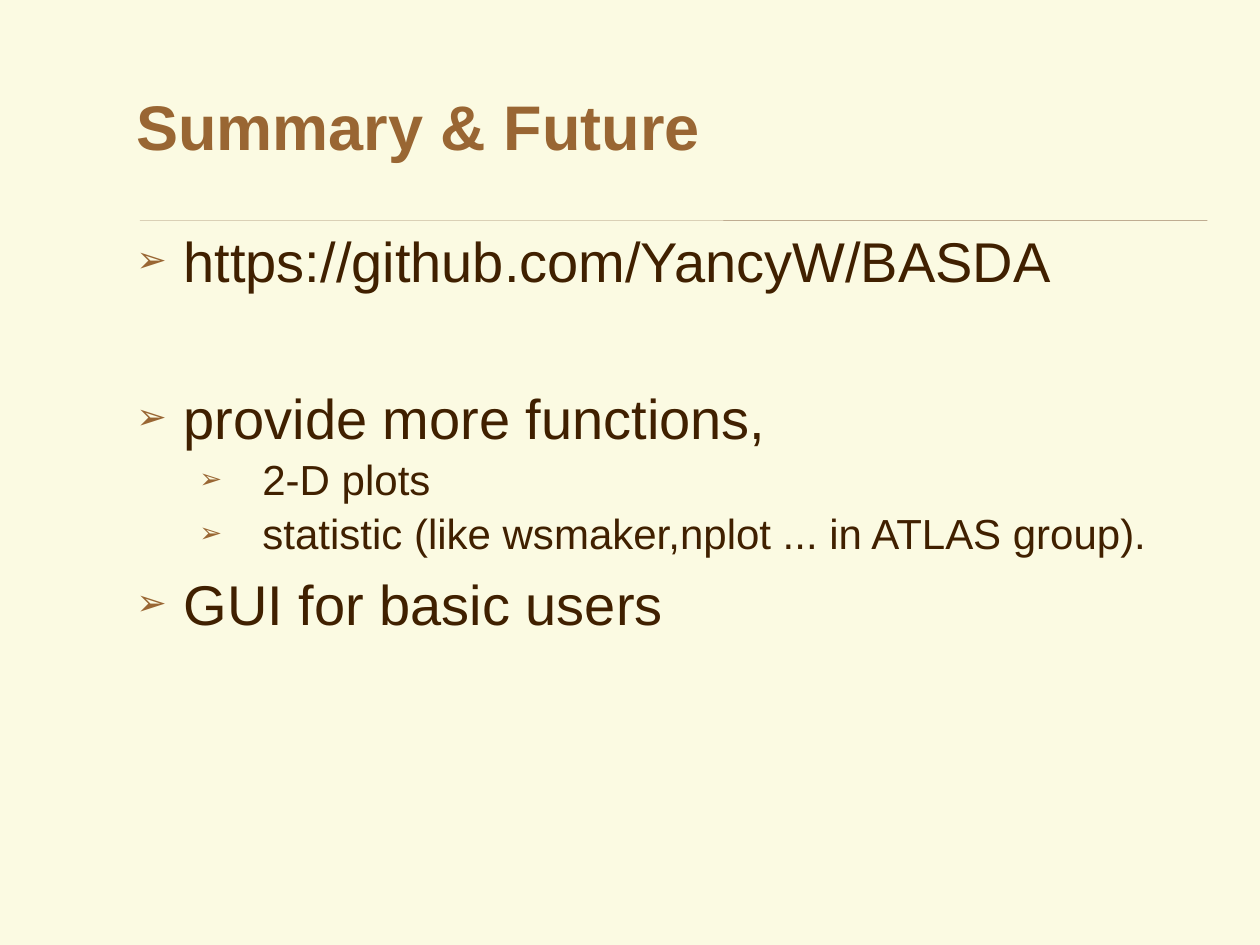
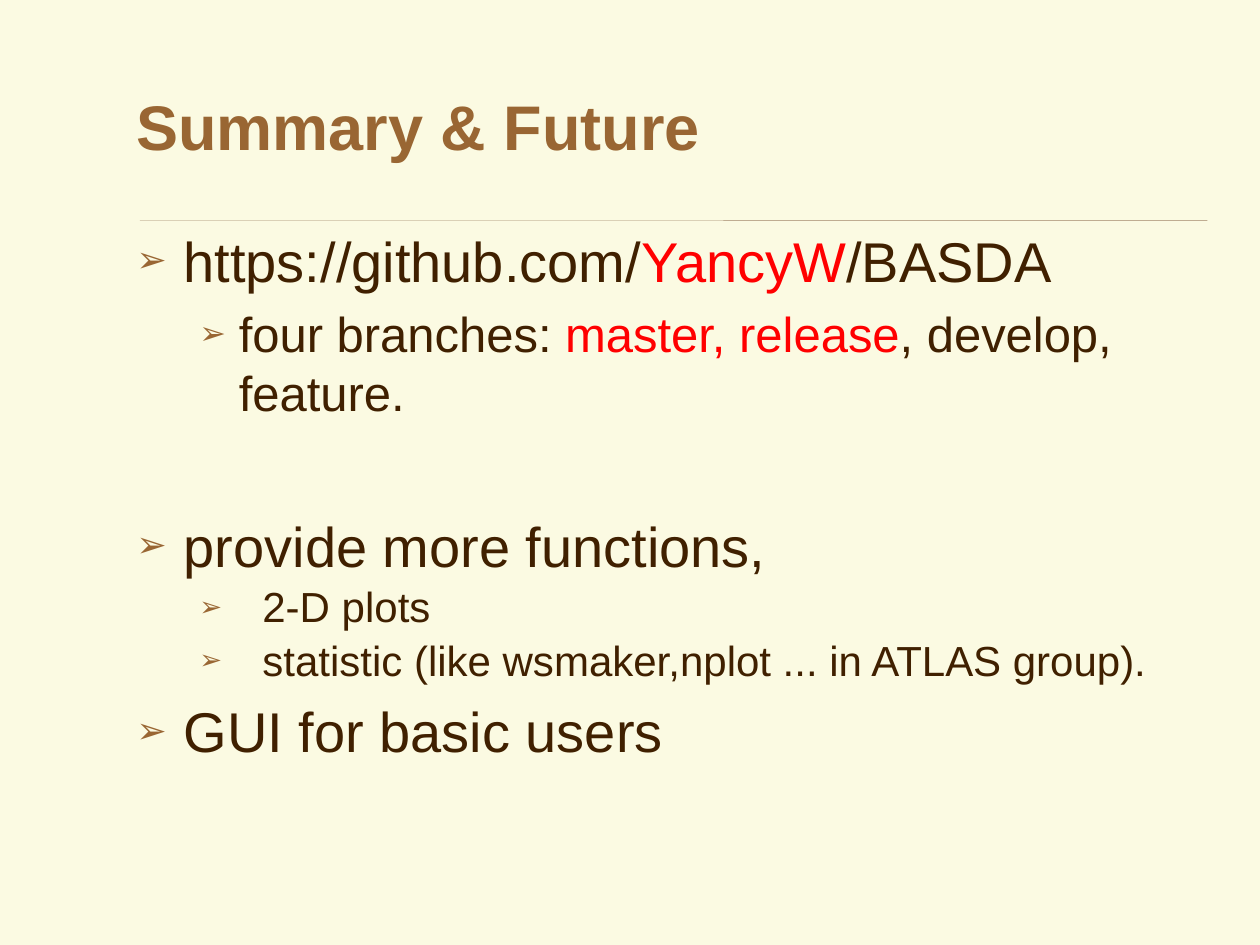
Before and after one commit to YancyW/BASDA, a slide deck: slide 47 of doc/BASDA_Introduction.pptx (slide 36 before the commit). Drawn at 1260x945 pixels with LibreOffice and Linux fonts; fonts in the diff are those of the drawing; background and template pictures are left out. Boxes give left, top, right and bottom in pixels: in the first picture for what was removed or moved away, otherwise in the second. Text is boxed around its words. In the diff, an @@ line names an element or a change of style, - is before the commit and + after.

```diff
--- a/doc/BASDA_Introduction.pptx
+++ b/doc/BASDA_Introduction.pptx
@@ text at [184,241,1052,293]: text colour #402000 to #FF0000 in "https://github.com/YancyW/BASDA" @@
@@ text at [239,316,1112,412]: paragraph added @@
+  ➢ four branches: master, release, develop, feature.
```
Also in this commit, not shown: 6 other slides changed, 9 slides added, 1 slide removed, 28 other files.
